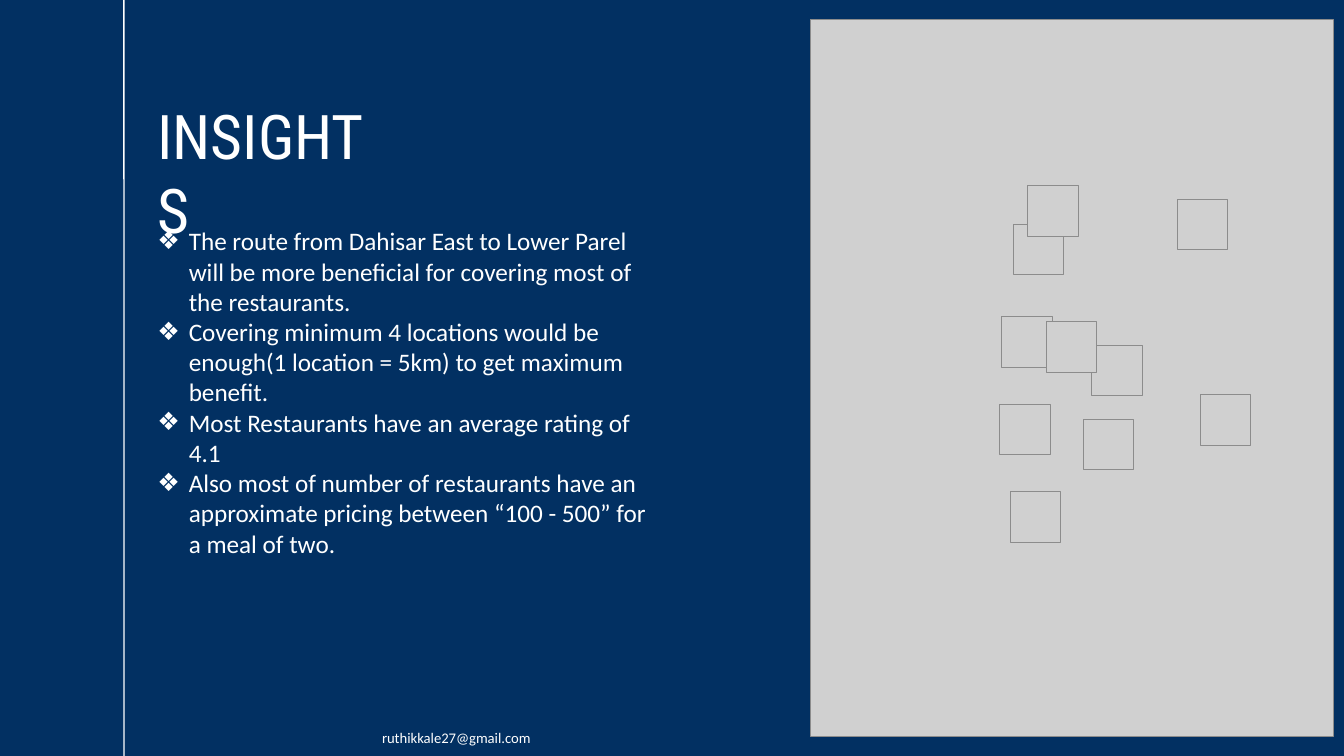
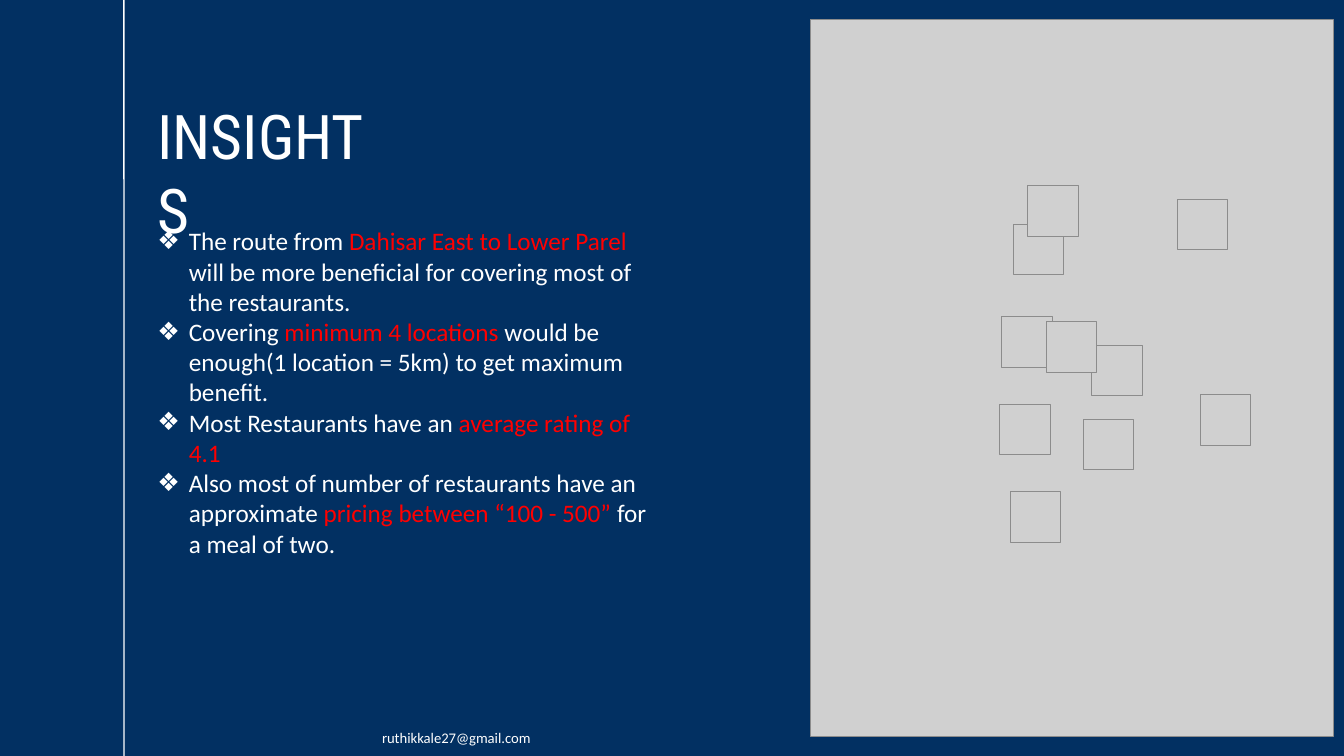
Before and after one commit to Ruthik27/Bed_Rest_and_Order_Services, a slide deck: slide 12 of swiggy_mumbai/Swiggy_Mumbai_eda.pptx. Drawn at 1344x756 pixels with LibreOffice and Linux fonts; fonts in the diff are those of the drawing; grey boxes stand for pictures. Boxes give left, top, right and bottom in pixels: in the first picture for what was removed or moved away, otherwise in the second. Text is boxed around its words. In the diff, an @@ line names an element or a change of style, - is before the commit and + after.

```diff
--- a/swiggy_mumbai/Swiggy_Mumbai_eda.pptx
+++ b/swiggy_mumbai/Swiggy_Mumbai_eda.pptx
@@ text "The route from Dahisar East ..." at (x1=189, y1=232, x2=646, y2=553): text colour #FFFFFF to #FF0000 in "Dahisar East to Lower Parel", "minimum 4 locations", "average rating of 4.1", "pricing between “100 - 500”" @@
```
Also in this commit, not shown: 3 other slides changed.
